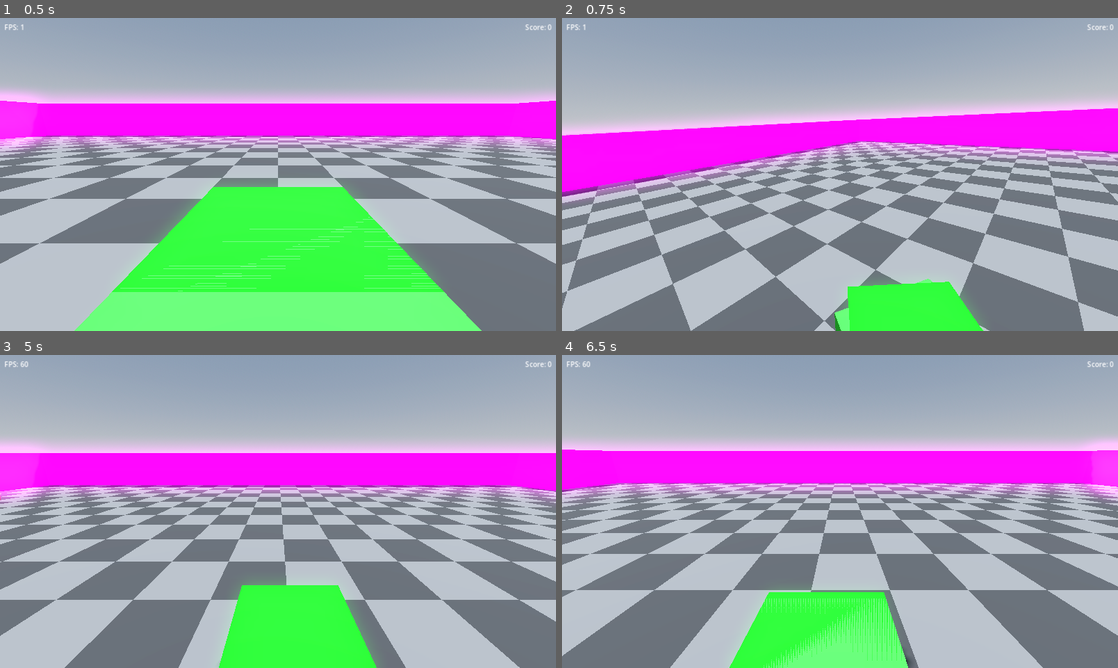
Above: before the commit, frames 1-4 (two rows, left to right).
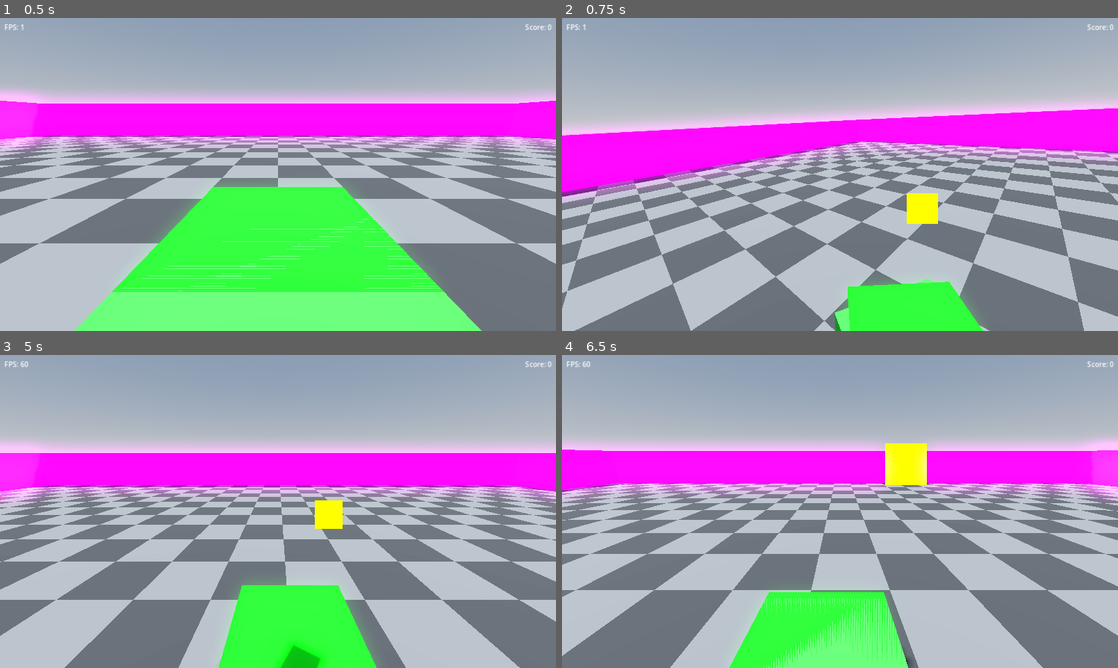
Above: after the commit, the same moments.

Repository: gundalow/snake
Game: Godot game, scene res://scenes/main/main.tscn
The game is run twice, just before and just after one commit, with the same random seed, the same clock (stepped at 60 frames per second) and the same inputs.
Inputs:
- Up to frame 1 (0.5 s): no input
- Up to frame 2 (0.75 s): hold D (turn_right) from 0.53 s (still down); hold C (toggle_camera) from 0.53 s (still down)
- Up to frame 3 (5 s): release D (turn_right) at 1.28 s; release C (toggle_camera) at 1.28 s; hold A (turn_left) 1.28-2.03 s; tap C (toggle_camera) at 1.35, 2.85, 4.35 s; hold C (toggle_camera) 2.03-2.78 s; hold D (turn_right) 2.03-3.53 s; tap Enter at 3.5 s; hold C (toggle_camera) 3.53-4.28 s; hold A (turn_left) from 3.53 s (still down); tap R (restart) at 4.25 s
- Up to frame 4 (6.5 s): hold C (toggle_camera) 5.03-5.78 s; tap R (restart) at 5.75 s; release A (turn_left) at 5.78 s; hold D (turn_right) from 5.78 s (still down); tap C (toggle_camera) at 5.85 s

Frame 1 is identical in both runs. In frame 2, 0.5% of the frame differs, in the area x 62-68%, y 56-66%; in frame 3, 0.9%; in frame 4, 1.2%, in the area x 57-67%, y 28-45%.

Commit message:
Milestone 6: Implement Godot Pipeline & Tooling for modular snake parts
- Added Milestone 6 to PROJECT_PLAN.md.
- Created assets/textures directory.
- Implemented ImportPostProcessor.gd for automated collision/marker generation and material swapping.
- Developed SegmentSnapper.gd @tool script for visual alignment in the editor.
- Updated SnakeSegment.tscn to use the SegmentSnapper tool.
- Enhanced validate.py with GLB naming and texture import checks.
- Created VERIFICATION_GUIDE_MILESTONE_6.md for manual verification.
- Rebased on main and resolved conflicts in validate.py.

Co-authored-by: gundalow <940557+gundalow@users.noreply.github.com>

Diff:
--- a/project.godot
+++ b/project.godot
@@ -50,6 +50,13 @@
 window/size/viewport_height=720
 window/stretch/mode="canvas_items"
 
+[layer_names/3d_physics]
+
+layer_1="snake_head"
+layer_2="snake_body"
+layer_3="walls"
+layer_4="fruits"
+
 [rendering]
 
 renderer/rendering_method="forward_plus"
--- /dev/null
+++ b/scenes/effects/dazed_particles.tscn
@@ -0,0 +1,25 @@
+[gd_scene load_steps=4 format=3 uid="uid://b6k8v8l8j8x7y"]
+
+[sub_resource type="ParticleProcessMaterial" id="ParticleProcessMaterial_dazed"]
+emission_shape = 1
+emission_sphere_radius = 0.5
+gravity = Vector3(0, 0, 0)
+initial_velocity_min = 1.0
+initial_velocity_max = 2.0
+
+[sub_resource type="StandardMaterial3D" id="StandardMaterial3D_star"]
+shading_mode = 0
+albedo_color = Color(1, 1, 0, 1)
+billboard_mode = 3
+particles_anim_h_frames = 1
+particles_anim_v_frames = 1
+particles_anim_loop = false
+
+[sub_resource type="QuadMesh" id="QuadMesh_star"]
+material = SubResource("StandardMaterial3D_star")
+size = Vector2(0.2, 0.2)
+
+[node name="DazedParticles" type="GPUParticles3D"]
+amount = 8
+process_material = SubResource("ParticleProcessMaterial_dazed")
+draw_pass_1 = SubResource("QuadMesh_star")
--- a/scenes/main/Fruit.tscn
+++ b/scenes/main/Fruit.tscn
@@ -12,6 +12,8 @@
 radius = 0.4
 
 [node name="Fruit" type="Area3D" groups=["fruits"]]
+collision_layer = 8
+collision_mask = 0
 
 [node name="MeshInstance3D" type="MeshInstance3D" parent="."]
 mesh = SubResource("SphereMesh_fruit")
--- a/scenes/main/SnakeHead.tscn
+++ b/scenes/main/SnakeHead.tscn
@@ -39,6 +39,8 @@
 current = true
 
 [node name="HeadArea" type="Area3D" parent="."]
+collision_layer = 1
+collision_mask = 14
 
 [node name="CollisionShape3D" type="CollisionShape3D" parent="HeadArea"]
 shape = SubResource("BoxShape_head")
--- a/scenes/main/SnakeSegment.tscn
+++ b/scenes/main/SnakeSegment.tscn
@@ -19,6 +19,8 @@
 surface_material_override/0 = SubResource("StandardMaterial3D_segment")
 
 [node name="SegmentArea" type="Area3D" parent="." groups=["body"]]
+collision_layer = 2
+collision_mask = 0
 
 [node name="CollisionShape3D" type="CollisionShape3D" parent="SegmentArea"]
 shape = SubResource("BoxShape_segment")
--- a/scenes/main/main.tscn
+++ b/scenes/main/main.tscn
@@ -83,6 +83,8 @@
 
 [node name="Wall_North" type="Area3D" parent="Walls" groups=["walls"]]
 transform = Transform3D(1, 0, 0, 0, 1, 0, 0, 0, 1, 0, 1, -15.5)
+collision_layer = 4
+collision_mask = 0
 
 [node name="CollisionShape3D" type="CollisionShape3D" parent="Walls/Wall_North"]
 transform = Transform3D(-4.37114e-08, 0, -1, 0, 1, 0, 1, 0, -4.37114e-08, 0, 0, 0)
@@ -94,6 +96,8 @@
 
 [node name="Wall_South" type="Area3D" parent="Walls" groups=["walls"]]
 transform = Transform3D(1, 0, 0, 0, 1, 0, 0, 0, 1, 0, 1, 15.5)
+collision_layer = 4
+collision_mask = 0
 
 [node name="CollisionShape3D" type="CollisionShape3D" parent="Walls/Wall_South"]
 transform = Transform3D(-4.37114e-08, 0, -1, 0, 1, 0, 1, 0, -4.37114e-08, 0, 0, 0)
@@ -105,6 +109,8 @@
 
 [node name="Wall_West" type="Area3D" parent="Walls" groups=["walls"]]
 transform = Transform3D(1, 0, 0, 0, 1, 0, 0, 0, 1, -15.5, 1, 0)
+collision_layer = 4
+collision_mask = 0
 
 [node name="CollisionShape3D" type="CollisionShape3D" parent="Walls/Wall_West"]
 shape = SubResource("BoxShape_wall_collision")
@@ -114,6 +120,8 @@
 
 [node name="Wall_East" type="Area3D" parent="Walls" groups=["walls"]]
 transform = Transform3D(1, 0, 0, 0, 1, 0, 0, 0, 1, 15.5, 1, 0)
+collision_layer = 4
+collision_mask = 0
 
 [node name="CollisionShape3D" type="CollisionShape3D" parent="Walls/Wall_East"]
 shape = SubResource("BoxShape_wall_collision")
--- a/scripts/core/SnakeHead.gd
+++ b/scripts/core/SnakeHead.gd
@@ -17,6 +17,7 @@
 var segments: Array[Node3D] = []
 var distance_traveled: float = 0.0
 @export var segment_scene: PackedScene = preload("res://scenes/main/SnakeSegment.tscn")
+@export var dazed_scene: PackedScene = preload("res://scenes/effects/dazed_particles.tscn")
 # ----------------------------------------
 
 # Using an enum or constants for directions to prevent 180-degree turns
@@ -164,21 +165,11 @@
 	cam.make_current()
 
 	# Dazed effect for the head
-	var stars = Node3D.new()
-	add_child.call_deferred(stars)
+	var dazed = dazed_scene.instantiate()
+	add_child.call_deferred(dazed)
 	(func():
-		stars.position = Vector3(0, 1.5, 0)
-		# Simple spinning stars using Sprite3D (placeholders for particles)
-		for i in range(2):
-			var star = Sprite3D.new()
-			star.billboard = BaseMaterial3D.BILLBOARD_ENABLED
-			star.modulate = Color(1, 1, 0, 1) # Yellow
-			stars.add_child(star)
-			star.position = Vector3(cos(i * PI), 0, sin(i * PI)) * 0.5
-
-		var tween = create_tween()
-		tween.set_loops()
-		tween.tween_property(stars, "rotation:y", PI * 2.0, 1.0).as_relative()
+		dazed.position = Vector3(0, 1.5, 0)
+		dazed.emitting = true
 	).call_deferred()
 
 	print("Snake Died!")
Not shown, added: export_presets.cfg
Not shown, added: .github/workflows/ci.yml
Not shown, changed: validate.py
